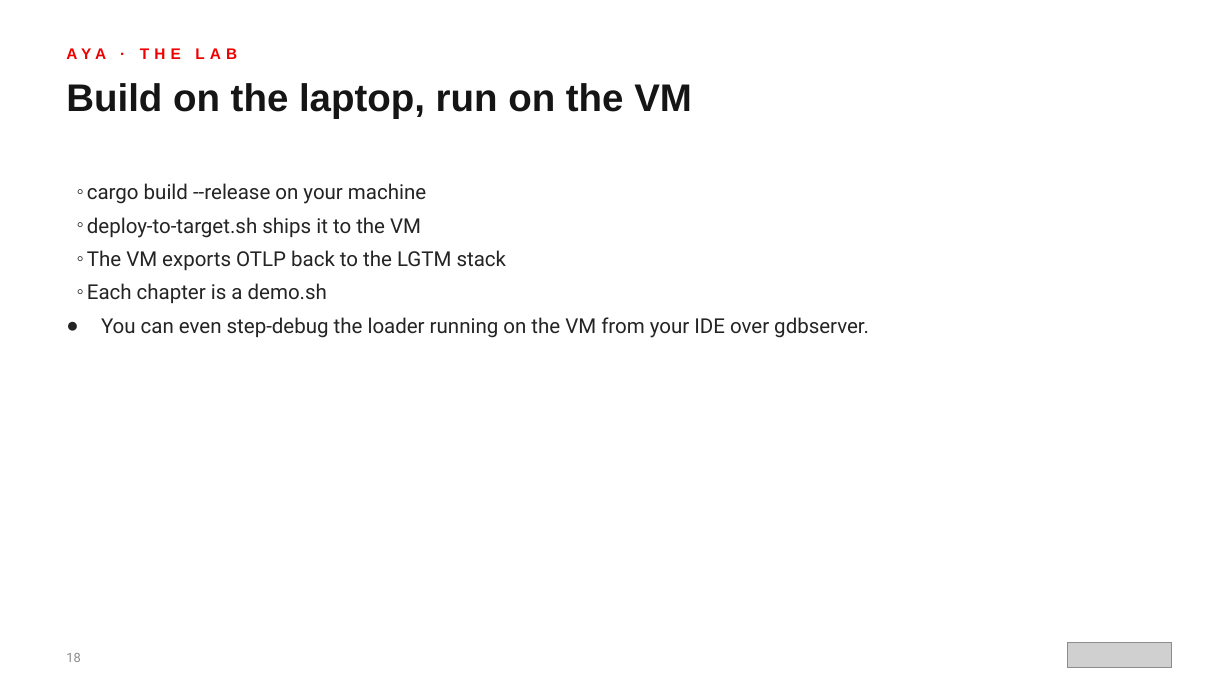
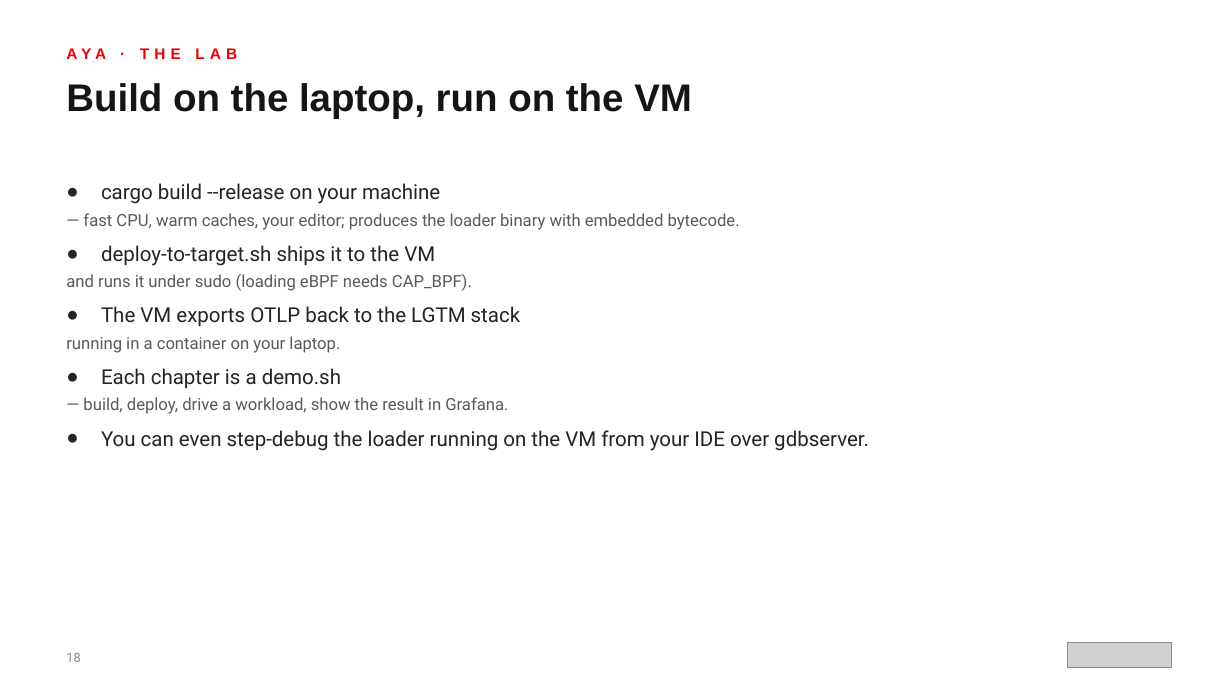
Before and after one commit to patterncatalyst/ebpf-with-aya, a slide deck: slide 18 of presentation/ebpf-aya-101-r01.0.pptx. Drawn at 1232x693 pixels with LibreOffice and Linux fonts; fonts in the diff are those of the drawing; grey boxes stand for pictures. Boxes give left, top, right and bottom in pixels: in the first picture for what was removed or moved away, otherwise in the second. Text is boxed around its words. In the diff, an @@ line names an element or a change of style, - is before the commit and + after.

```diff
--- a/presentation/ebpf-aya-101-r01.0.pptx
+++ b/presentation/ebpf-aya-101-r01.0.pptx
@@ text at bbox=[101, 183, 520, 388]: bullet ◦ to ●; list level 2 to 1 in "cargo build --release on your ..."; list level 2 to 1 in "deploy-to-target.sh ships it to the ..."; list level 2 to 1 in "The VM exports OTLP back ..."; list level 2 to 1 in "Each chapter is a demo.sh" @@
@@ text at bbox=[83, 213, 740, 230]: paragraph added @@
+  — fast CPU, warm caches, your editor; produces the loader binary with embedded bytecode.
@@ text at bbox=[66, 274, 472, 291]: paragraph added @@
+  and runs it under sudo (loading eBPF needs CAP_BPF).
@@ text at bbox=[66, 336, 340, 353]: paragraph added @@
+  running in a container on your laptop.
@@ text at bbox=[83, 397, 508, 414]: paragraph added @@
+  — build, deploy, drive a workload, show the result in Grafana.
```
Also in this commit, not shown: 10 other slides changed, 25 other files.
